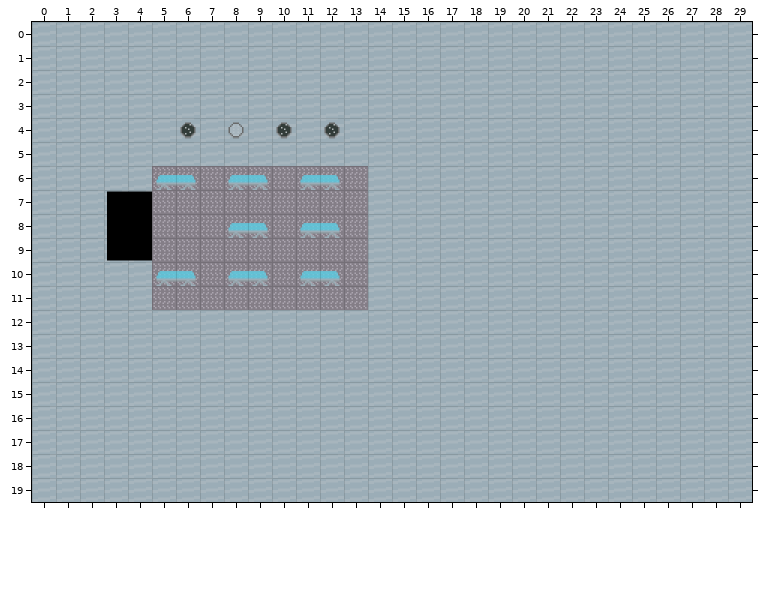
One commit to this Tiled map: rooms/ship-cryobeds.tmx. Above is the file before it was changed.
Cells are 64x64 px. Shown: x 0..29, y 0..19.
The same view after the edit:
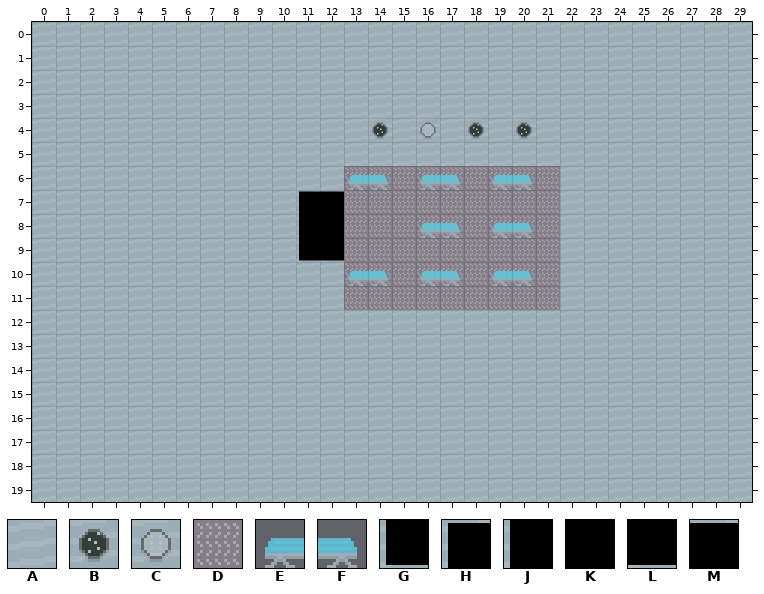
Key: from "CC_shipSheet_001": A 1, B 2, C 3, D 4, E 5, F 6, G 8, H 9, J 10, K 11, L 12, M 13.
_ is an empty cell, # one hidden under a higher layer.
The exact change:
Layer "Ground":
y 4: x 20 A -> _
y 6..11: x 5..12 DDDDDDDD -> ________; x 14..21 #####AAA -> DDDDDDDD
Layer "Objects-1":
y 6: x 5..6 EF -> __; x 8..9 EF -> __; x 11..14 EF__ -> __EF; x 16..17 __ -> EF; x 19..20 __ -> EF
y 8: x 8..9 EF -> __; x 11..12 EF -> __; x 16..17 __ -> EF; x 19..20 __ -> EF
y 10: x 5..6 EF -> __; x 8..9 EF -> __; x 11..14 EF__ -> __EF; x 16..17 __ -> EF; x 19..20 __ -> EF
Layer "Walls":
y 4: x 6 B -> A; x 8 C -> A; x 10 B -> A; x 12 B -> A; x 14 A -> B; x 16 A -> C; x 18 A -> B; x 20 _ -> B
y 6: x 5..12 ________ -> AAAAAAAA; x 14..18 AAAAA -> _____
y 7: x 3..12 HM________ -> AAAAAAAAHM; x 14..18 AAAAA -> _____
y 8: x 3..12 JK________ -> AAAAAAAAJK; x 14..18 AAAAA -> _____
y 9: x 3..12 GL________ -> AAAAAAAAGL; x 14..18 AAAAA -> _____
y 10..11: x 5..12 ________ -> AAAAAAAA; x 14..18 AAAAA -> _____
